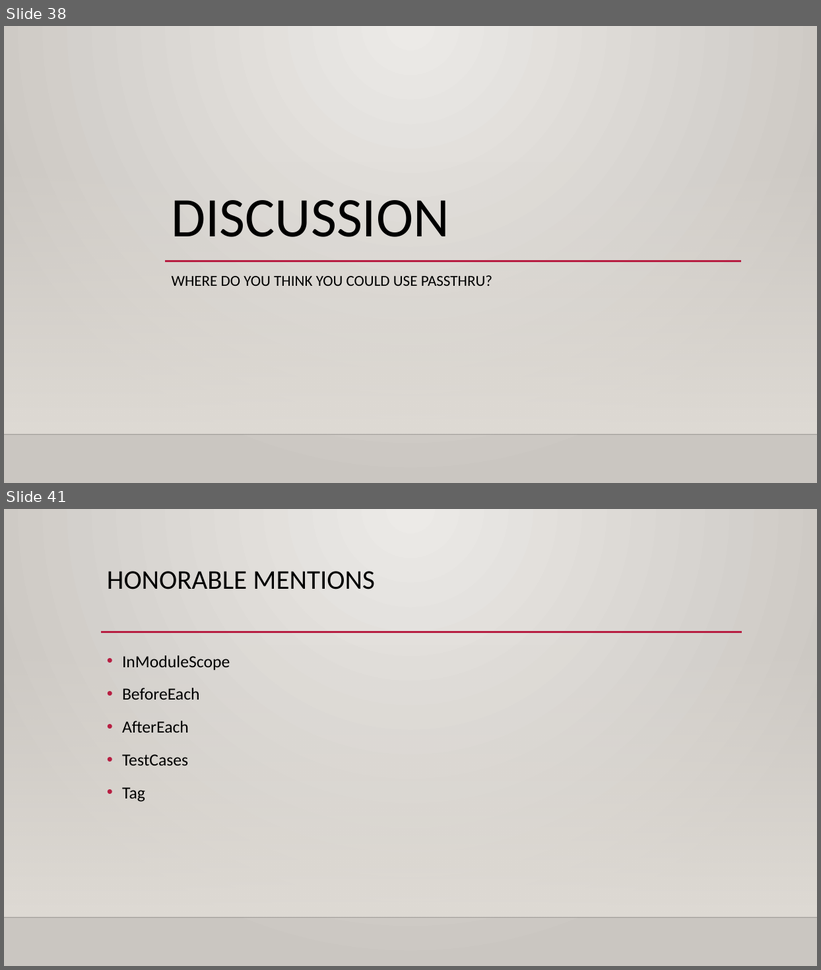
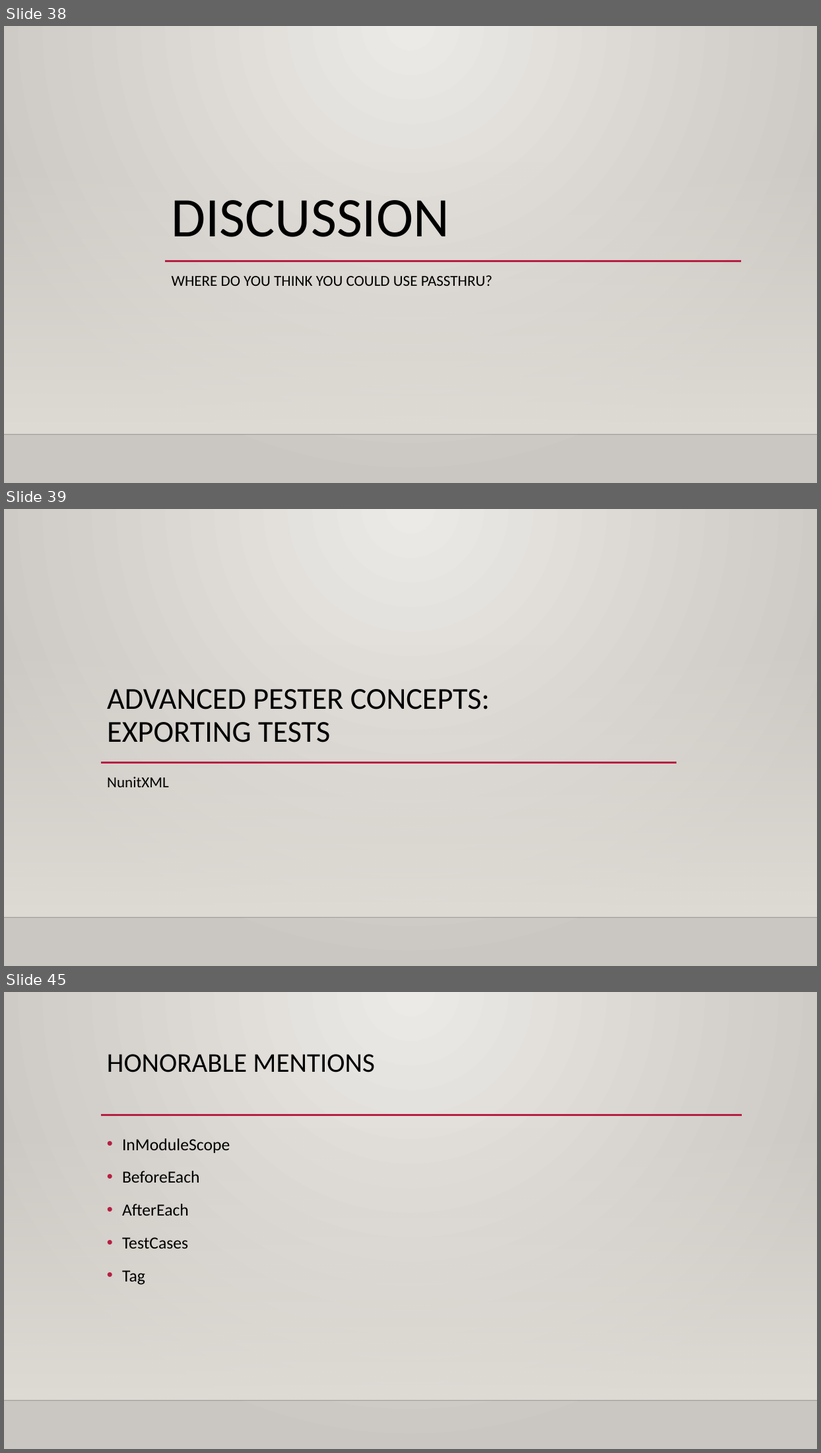
Before and after one commit to Stephanevg/Demos, a slide deck: Introduction To Pester/Examples/Introduction to pester.pptx. Shown one above the other, each under a label of ours: slides 38 and 41 before the commit, slides 38, 39 and 45 after it; the slides between them are not shown. The pictures are 821x970 and 821x1453 pixels, drawn with LibreOffice and Linux fonts; fonts in the diff are those of the drawing; background and template pictures are left out. Boxes give left, top, right and bottom in pixels: in the first picture for what was removed or moved away, otherwise in the second. Text is boxed around its words. In the diff, an @@ line names an element or a change of style, - is before the commit and + after.

```diff
--- a/Introduction To Pester/Examples/Introduction to pester.pptx
+++ b/Introduction To Pester/Examples/Introduction to pester.pptx
@@ slide 39 added at <box>4,509,817,966</box>, background gradient #ECEAE7 to #CAC7C1; not listed: 2 template elements that a slide beside it also shows @@
@@ title added at <box>107,689,490,743</box>, 36 pt, text #000000 @@
+ADVANCED PESTER CONCEPTS:
+EXPORTING TESTS
@@ line added from (101, 762) to (677, 762), #B71E42 2.5 pt @@
@@ text added at <box>107,777,169,788</box>, 18 pt, text #000000 @@
+NunitXML
@@ what was slide 41 is now slide 45 @@
```
Also in this commit, not shown: 1 slide changed, 4 other slides added, 1 slide removed, 1 other file.
